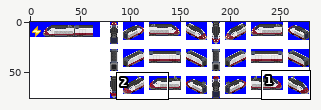
Two versions of one sprite sheet, src/locomotive/CTX/CTX_FC_R.png. The picture above shows the old version from afar; the outline marks the close-up.
Close-up. Old version:
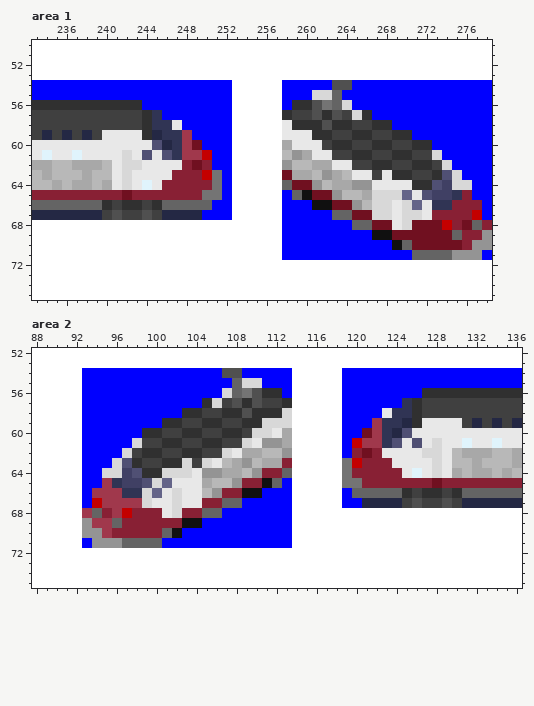
The file is 279x76 pixels. Colours within 5 levels of each other are drawn and written as one. Shown: area 1: x 233..278, y 50..75; area 2: x 88..136, y 52..75. The commit also changed other parts of the picture, which this record leaves out.
And afterwards:
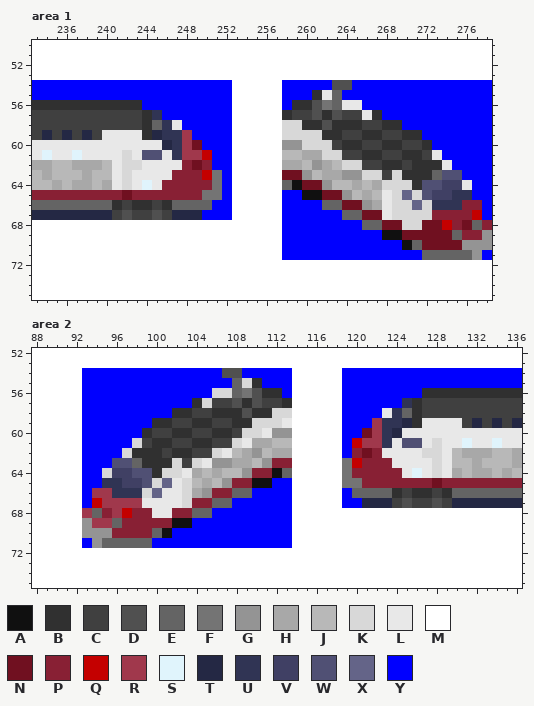
Palette (. is transparent): A #101010  B #303030  C #404040  D #505050  E #646464  F #747474  G #949494  H #a8a8a8  J #b8b8b8  K #d8d8d8  L #e8e8e8  M #ffffff  N #701020  P #882034  Q #c40000  R #a0384c  S #e0f4fc  T #242844  U #303454  V #404064  W #505074  X #646488  Y #0000ff
Diff:
Area 1:
y 55: x 261..262 KK -> BL
y 56: x 264..265 KY -> LL
y 57: x 265..267 KBY -> CLB
y 58: x 245 U -> E; x 258..259 LB -> KK; x 265 C -> B; x 267 B -> C; x 269 Y -> B
y 59: x 258..261 LLLB -> KKKK; x 263 C -> B; x 265 B -> C; x 267 C -> B; x 269 B -> C; x 271 Y -> B
y 60: x 245 W -> L; x 258..263 HLLLCB -> GGKKKC; x 265 C -> B; x 267 B -> C; x 269 C -> B; x 271 B -> C
y 61: x 245..246 LW -> WL; x 259 G -> J; x 261..263 LLC -> HKK; x 265 B -> C; x 267 C -> B; x 269 B -> C; x 271 C -> B; x 273 K -> L
y 62: x 258..259 GJ -> HH; x 261 H -> G; x 263..265 LLC -> JKK; x 267 B -> C; x 269 C -> B; x 273..274 CK -> BL
y 63: x 259..260 HH -> NG; x 262 G -> H; x 264..269 JLLCLB -> GGKKCK; x 271..273 CCB -> BBE; x 275 K -> W
y 64: x 259 N -> A; x 261..270 GJHHGGLLLL -> NGJJHJHKKK; x 272 B -> W; x 275..276 KK -> VL
y 65: x 259 E -> Y; x 261 N -> A; x 263..264 GJ -> NG; x 267..268 KK -> JL; x 271 L -> K; x 276 P -> U
y 66: x 240..242 BCB -> EBC; x 244..246 CBE -> BCB; x 261..263 AAN -> YEE; x 265..269 GJKKL -> NGHLK; x 272 L -> K; x 275 P -> U
y 67: x 240..242 CDC -> TCD; x 244..246 DCT -> CDC; x 263 E -> Y; x 265 N -> E; x 267..269 KKL -> NLK; x 272 L -> K
y 68: x 265 E -> Y; x 267 N -> E; x 269 L -> N; x 271 N -> K
y 69: x 267 A -> Y; x 269 N -> A
y 70: x 269..271 AEN -> YAE; x 276 P -> G
y 71: x 271 E -> Y; x 275..276 GG -> EE
Area 2:
y 55: x 110 K -> B
y 56: x 106 Y -> K
y 57: x 104..106 YBK -> BKC
y 58: x 102 Y -> B; x 104 B -> C; x 106 C -> B; x 112 B -> K; x 125 U -> E
y 59: x 100 Y -> B; x 102 B -> C; x 104 C -> B; x 106 B -> C; x 108 C -> B; x 110 B -> K; x 113 K -> L
y 60: x 100 B -> C; x 102 C -> B; x 104 B -> C; x 106 C -> B; x 108..109 BC -> CK; x 111..113 KLH -> LGG; x 125 W -> L
y 61: x 100 C -> B; x 102 B -> C; x 104 C -> B; x 106 B -> C; x 108..113 CKLGGH -> KLHHJJ; x 124..125 WL -> LW
y 62: x 98 C -> B; x 102 C -> B; x 104 B -> C; x 106..108 CKL -> KLJ; x 110 H -> G; x 112..113 JG -> HH
y 63: x 96 K -> W; x 98..100 BCC -> EBB; x 102..107 BKCKLJ -> KCKLGG; x 109 G -> H; x 111..112 HH -> GP
y 64: x 96 K -> V; x 99 B -> W; x 103..110 KLGGHHJG -> LHJHJJGP; x 112 P -> A
y 65: x 95 R -> U; x 103..104 LL -> KJ; x 107..108 JG -> GP; x 110 P -> A; x 112 E -> Y
y 66: x 96 R -> U; x 102..106 KLLJG -> LKHGP; x 108..110 PAA -> EEY; x 124..126 EBC -> BCB; x 128..130 BCB -> CBE
y 67: x 99 K -> L; x 102..104 KLL -> LKP; x 106 P -> E; x 108 E -> Y; x 124..126 TCD -> CDC; x 128..130 CDC -> DCT
y 68: x 100 P -> L; x 102 K -> P; x 104 P -> E; x 106 E -> Y
y 69: x 102 P -> A; x 104 A -> Y
y 70: x 95 R -> G; x 100..102 PEA -> EAY
y 71: x 95..96 GG -> EE; x 100 E -> Y
Where, in picture pixels (left, top, right, bottom), the same in both close-ups:
changed: (282, 90, 472, 260)
changed: (152, 120, 172, 160)
changed: (102, 200, 172, 220)
changed: (102, 378, 292, 548)
changed: (392, 408, 462, 508)
